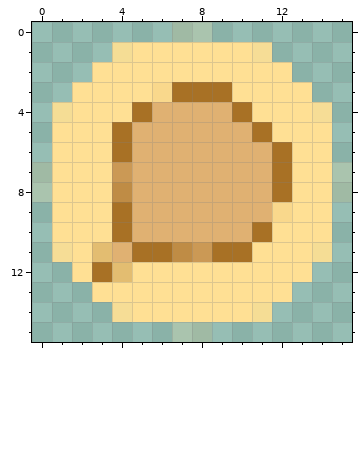
Two versions of one pixel-art sprite, public/icon/16.png. That is the earlier state.
The file is 16x16 pixels. Colours within 5 levels of each other are drawn and written as one.
Once edited:
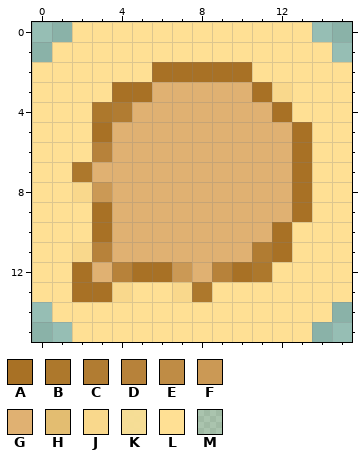
Palette (. is transparent): A #a87125  B #ad782c  C #b17c32  D #b7823a  E #bf8c45  F #cb9955  G #e0b172  H #e3bd71  J #f9d88c  K #fee094ec  L #ffe094  M #ffdf9530
Changes in this commit:
@@ x 0..15 @@
- 0 .......MM.......
- 1 ....KLLLLLLK....
- 2 ...LLLLLLLLLL...
- 3 ..LLLLJAAALLLL..
- 4 .KLLLAGGGGALLLK.
- 5 .LLLAGGGGGGALLL.
- 6 .LLLAGGGGGGGALL.
- 7 MLLLFGGGGGGGALLM
- 8 MLLLEGGGGGGGALLM
- 9 .LLLAGGGGGGGJLL.
-10 .LLLAGGGGGGALLL.
-11 .KLHGAAEFAALLLK.
-12 ..LAHLLLLLLLLL..
-13 ...LLLLLLLLLL...
-14 ....KLLLLLLK....
-15 .......MM.......
+ 0 ..LLLLLLLLLLLL..
+ 1 .LLLLLLLLLLLLLL.
+ 2 LLLLLLAAAAALLLLL
+ 3 LLLLAAGGGGGAJLLL
+ 4 LLLBCGGGGGGGALLL
+ 5 LLLAGGGGGGGGGALL
+ 6 LLLDGGGGGGGGGALL
+ 7 LLBGGGGGGGGGGALL
+ 8 LLJFGGGGGGGGGALL
+ 9 LLLAGGGGGGGGGALL
+10 LLLAGGGGGGGGALLL
+11 LLJDGGGGGGGCALLL
+12 LLAGDAAFGDABLLLL
+13 LLAAJLLJBLLLLLLL
+14 .LLLLLLLLLLLLLL.
+15 ..LLLLLLLLLLLL..
Boxes around the changes in both pictures, in picture pixels (x1, y1, x2, y2):
changed: (32, 22, 352, 342)
